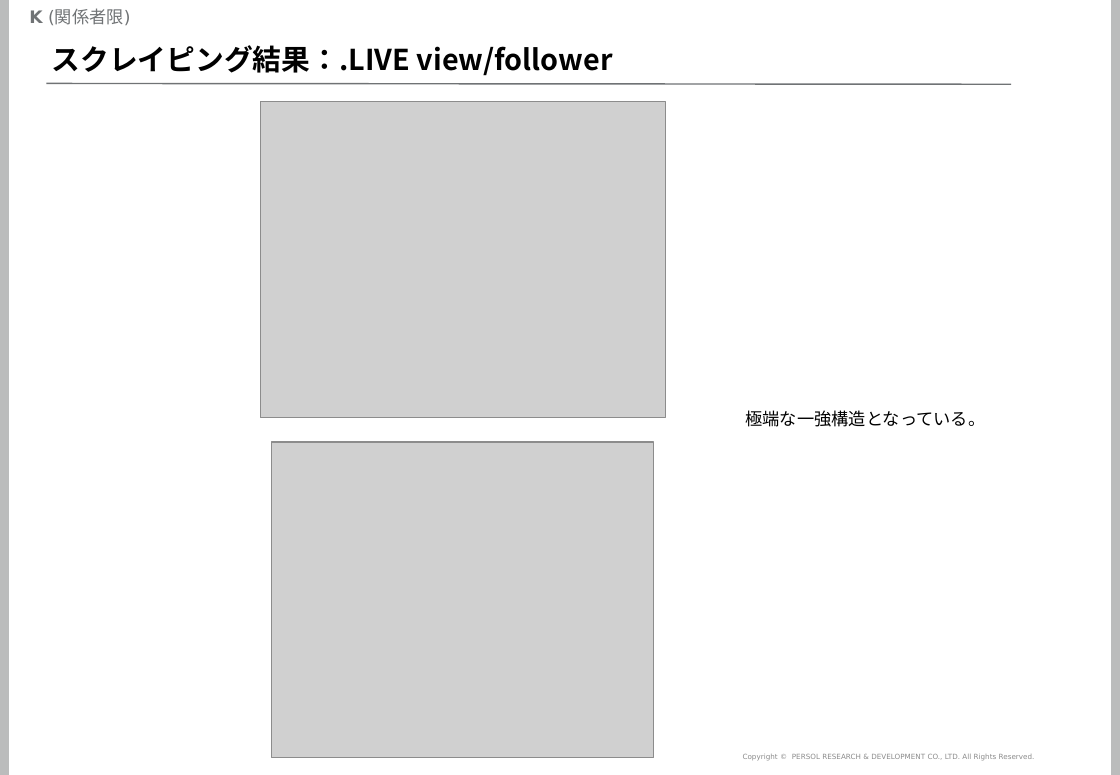
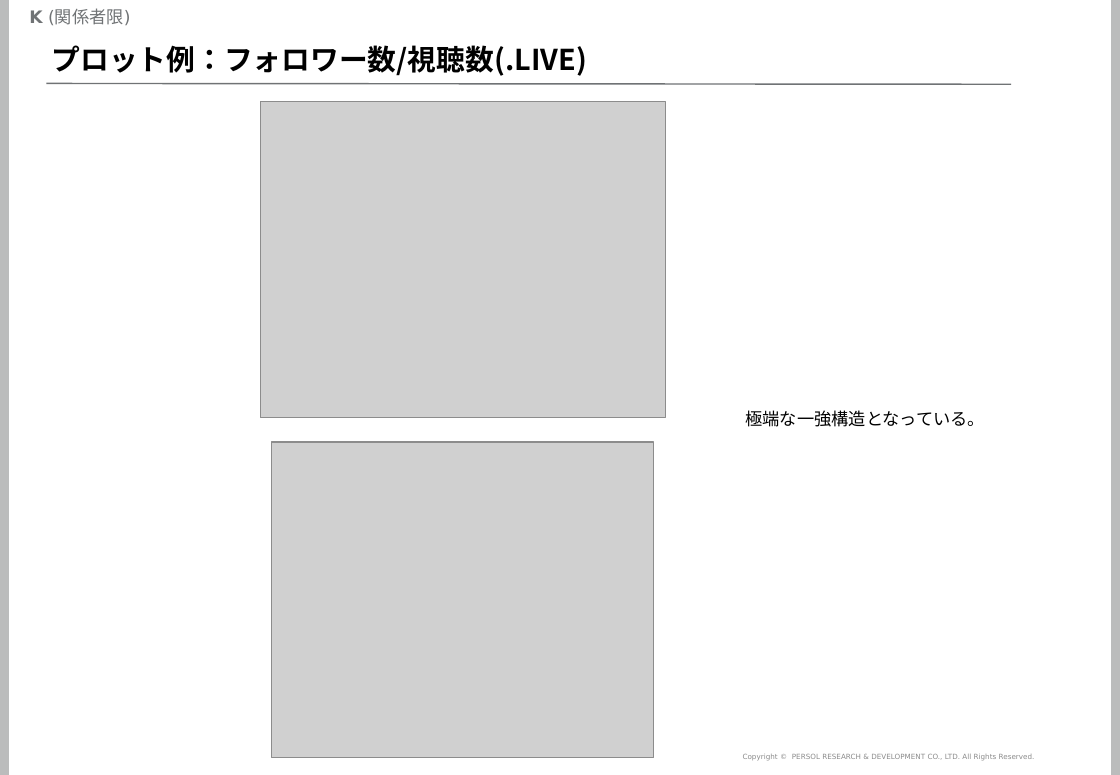
Before and after one commit to mogrodown/python_session, a slide deck: slide 52 of doc/python中級講座_2020.pptx (slide 42 before the commit). Drawn at 1120x775 pixels with LibreOffice and Linux fonts; fonts in the diff are those of the drawing; grey boxes stand for pictures; background and template pictures are left out. Boxes give left, top, right and bottom in pixels: in the first picture for what was removed or moved away, otherwise in the second. Text is boxed around its words. In the diff, an @@ line names an element or a change of style, - is before the commit and + after.

```diff
--- a/doc/python中級講座_2020.pptx
+++ b/doc/python中級講座_2020.pptx
@@ title at (52, 45, 588, 76): text changed @@
-スクレイピング結果：.LIVE view/follower
+プロット例：フォロワー数/視聴数(.LIVE)
```
Also in this commit, not shown: 12 other slides changed, 12 slides added, 1 slide removed, 5 other files.
